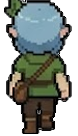
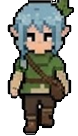
Layers edited between the first and the second 78×136 image:
hid "Capa 12" over [5, 0, 71, 133]
showed "frame_walk_front_4" over [8, 0, 73, 134]